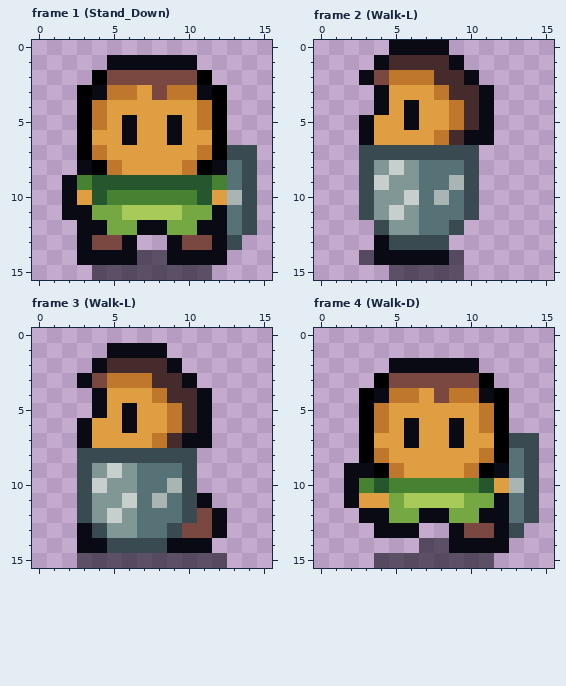
Pixel-art file -- Assets/Entwurf/Hero.aseprite. Above is the file before it was changed.
16x16 pixels, 10 frames. Shown: frame 1 (Stand_Down), frame 2 (Walk-L), frame 3 (Walk-L), frame 4 (Walk-D). The commit also changed other frames, which this record leaves out.
The result:
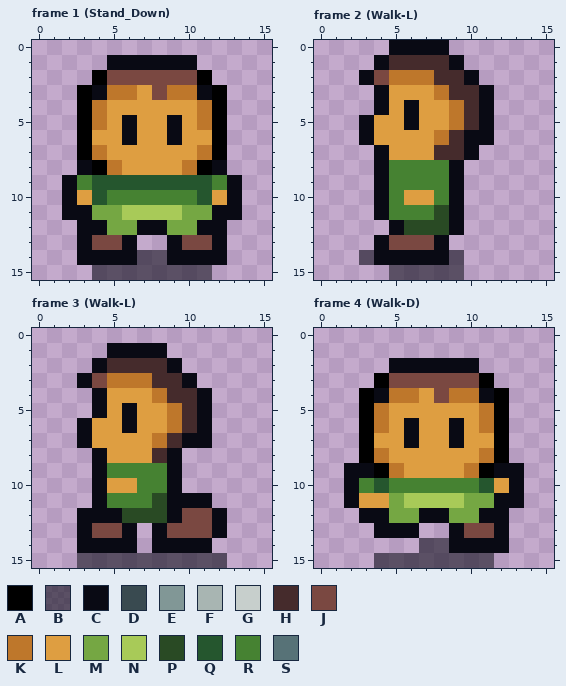
Palette (. is transparent): A #000000  B #090a148f  C #090a14  D #394a50  E #819796  F #a8b5b2  G #c7cfcc  H #452b2c  J #7a4841  K #be772b  L #de9e41  M #75a743  N #a8ca58  P #294a24  Q #25562e  R #468232  S #577277
Difference:
layer "Schild" now hidden
Changed rows in their new state; - is an unchanged pixel.
Frame 1 (Stand_Down):
first column x 13:
 7 ..
 8 ..
 9 C.
10 C.
11 C.
12 ..
13 .-
Frame 2 (Walk-L):
first column x 3:
 7 .CLLLHHC
 8 .CRRRRC.
 9 .CRRRRC.
10 .CRLLRC.
11 .CRRRPC.
12 -.CPPPC-
13 --JJJC--
Frame 3 (Walk-L):
first column x 3:
 8 .CLLLHC.
 9 .CRRRRC.
10 .CLLRRC.
11 .CRRRPCC
12 CCCPPPCJ
13 -JJC.CJ-
14 --CC.C--
Frame 4 (Walk-D): the same change as frame 1 (Stand_Down)
